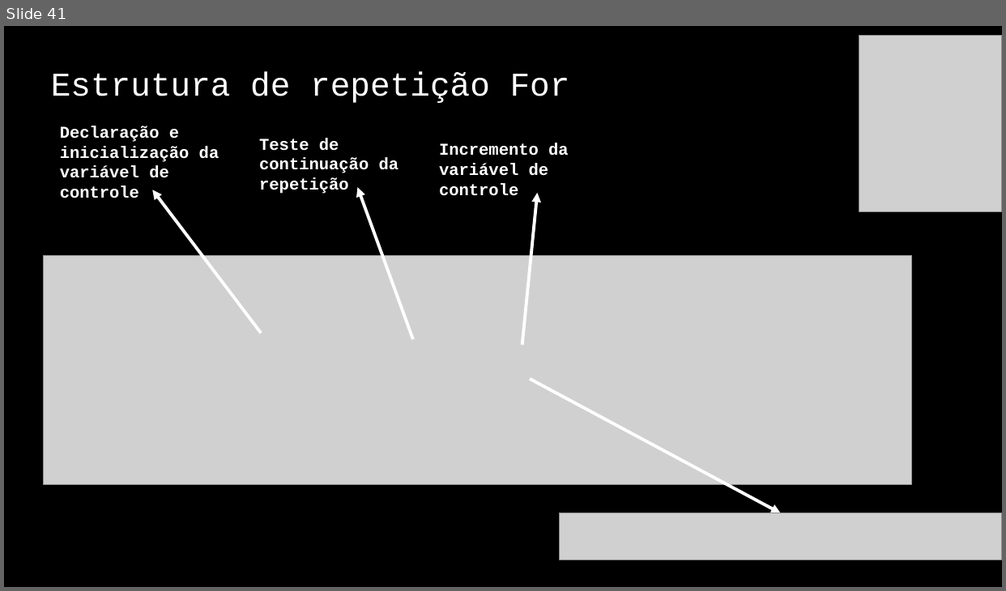
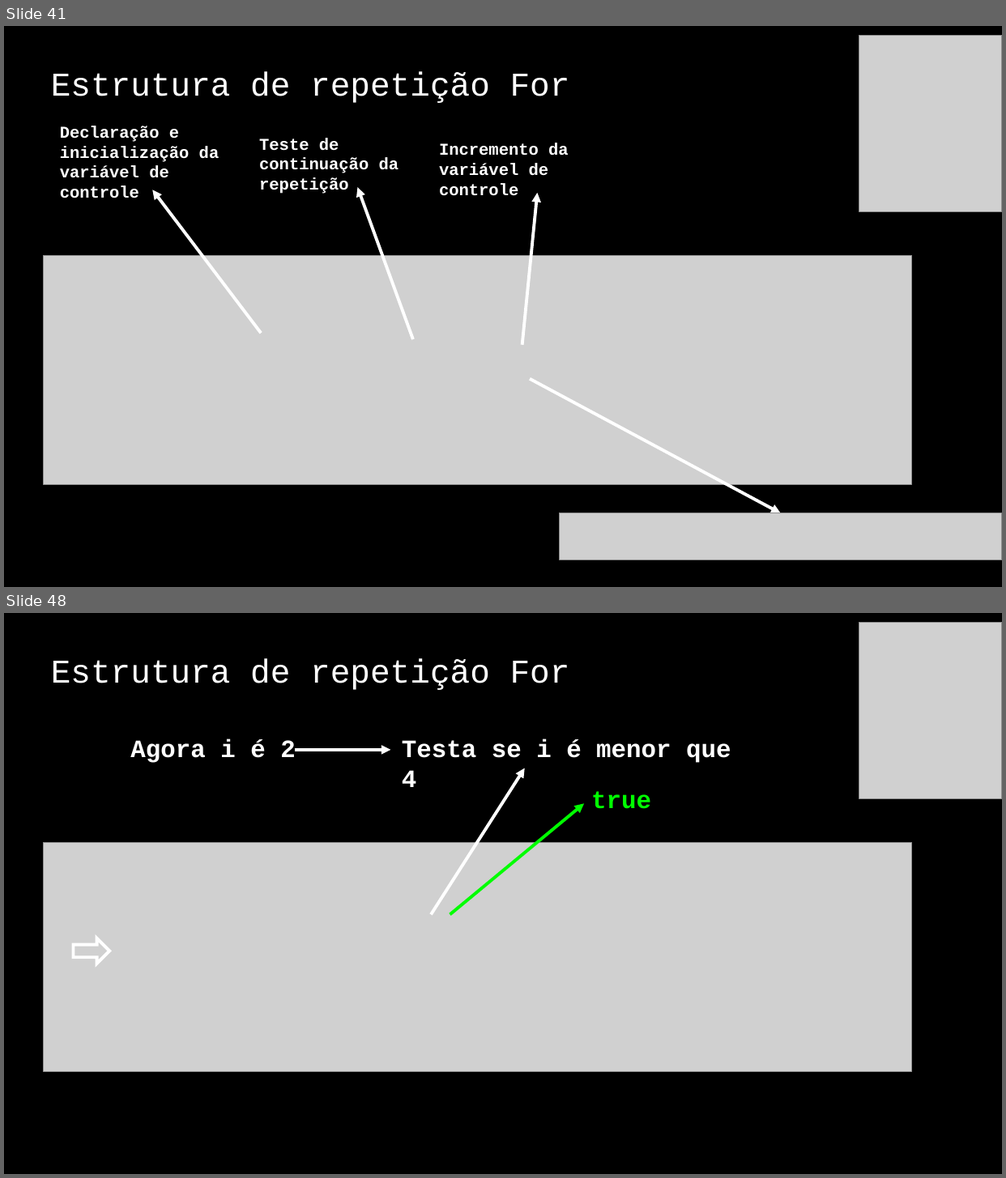
Before and after one commit to jrdutra/algoritmos, a slide deck: material_de_apoio/resumo_pratico.pptx. Shown one above the other, each under a label of ours: slide 41 before the commit, slides 41 and 48 after it; the slides between them are not shown. The pictures are 1006x591 and 1006x1178 pixels, drawn with LibreOffice and Linux fonts; fonts in the diff are those of the drawing; grey boxes stand for pictures. Boxes give left, top, right and bottom in pixels: in the first picture for what was removed or moved away, otherwise in the second. Text is boxed around its words. In the diff, an @@ line names an element or a change of style, - is before the commit and + after.

```diff
--- a/material_de_apoio/resumo_pratico.pptx
+++ b/material_de_apoio/resumo_pratico.pptx
@@ slide 48 added at [4,613,1002,1174], background #000000 @@
@@ picture added at [859,622,1002,798] @@
@@ title added at [51,659,570,690], 32 pt, text #FFFFFF @@
+Estrutura de repetição For
@@ text added at [130,739,295,763], 24 pt, text #FFFFFF, bold @@
+Agora i é 2
@@ arrow added from (295, 750) to (391, 750), #FFFFFF 3 pt @@
@@ text added at [402,739,731,787], 24 pt, text #FFFFFF, bold @@
+Testa se i é menor que 4
@@ arrow added from (431, 914) to (525, 768), #FFFFFF 3 pt @@
@@ arrow added from (450, 914) to (584, 804), #00FF00 3 pt @@
@@ text added at [591,791,651,809], 24 pt, text #00FF00, bold @@
+true
@@ picture added at [44,843,912,1072] @@
@@ down arrow added at [74,939,109,964], outline #FFFFFF 3 pt @@
```
Also in this commit, not shown: 4 slides changed, 13 other slides added.
